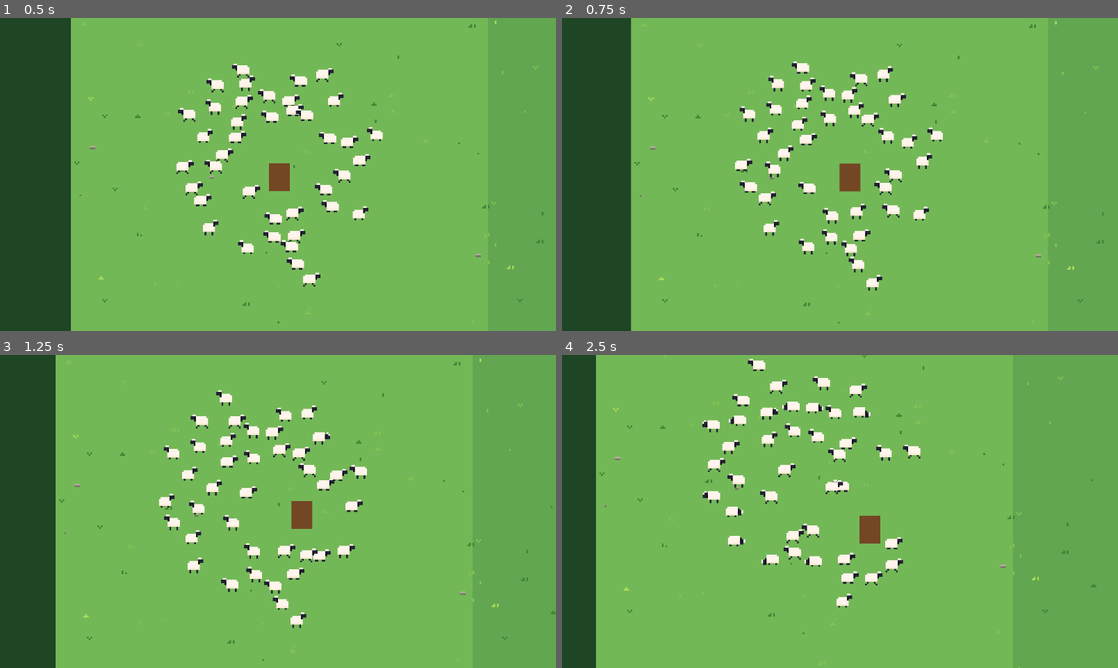
Above: before the commit, frames 1-4 (two rows, left to right).
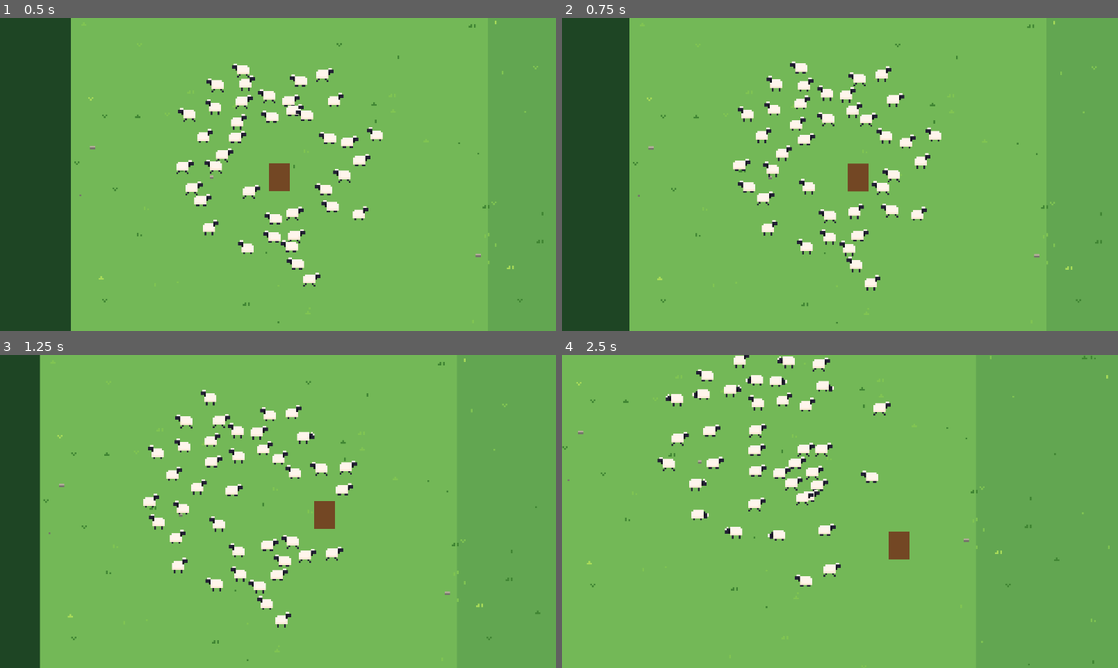
Above: after the commit, the same moments.

Repository: jaimegomesparente/wooly-caravan
Game: Godot game, scene res://scenes/main/main.tscn
Same seed, same stepped clock (60 frames per second), same inputs: the game is played once before the commit and once after it.
Inputs:
- Up to frame 1 (0.5 s): no input
- Up to frame 2 (0.75 s): hold Right (move_right) from 0.53 s (still down)
- Up to frame 3 (1.25 s): keep holding Right (move_right)
- Up to frame 4 (2.5 s): release Right (move_right) at 1.28 s; hold Down (move_down) 1.28-2.03 s; hold Right (move_right) from 2.03 s (still down)

Frame 1 is identical in both runs. In frame 2, 2.8% of the frame differs, in the area x 12-98%, y 0-100%; in frame 3, 10%; in frame 4, 13%, in the area x 0-99%, y 0-100%.

Commit message:
feat(main): trip end screen and restart

Diff:
--- a/entities/shepherd/shepherd.tscn
+++ b/entities/shepherd/shepherd.tscn
@@ -9,6 +9,7 @@
 collision_mask = 16
 motion_mode = 1
 script = ExtResource("1_script")
+speed = 64.0
 
 [node name="Placeholder" type="ColorRect" parent="." unique_id=1245055895]
 offset_left = -6.0
--- a/project.godot
+++ b/project.godot
@@ -55,6 +55,11 @@
 "events": [Object(InputEventKey,"resource_local_to_scene":false,"resource_name":"","device":-1,"window_id":0,"alt_press …(195 unchanged characters)…
 ]
 }
+restart={
+"deadzone": 0.2,
+"events": [Object(InputEventKey,"resource_local_to_scene":false,"resource_name":"","device":-1,"window_id":0,"alt_pressed":false,"shift_pressed":false,"ctrl_pressed":false,"meta_pressed":false,"pressed":false,"keycode":0,"physical_keycode":82,"key_label":0,"unicode":0,"location":0,"echo":false,"script":null)
+]
+}
 
 [layer_names]
 
--- a/scenes/main/main.gd
+++ b/scenes/main/main.gd
@@ -8,6 +8,8 @@
 @onready var _shepherd: Node2D = $Shepherd
 @onready var _ground: Ground = $Ground
 @onready var _camera: Camera2D = $FlockCamera
+@onready var _trip: Trip = $Trip
+@onready var _end_screen: CanvasLayer = $EndScreen
 
 
 func _ready() -> void:
@@ -24,4 +26,9 @@
 		sheep.position = _shepherd.position + offset
 		add_child(sheep)
 	if wolf_scene:
-		add_child(wolf_scene.instantiate())
+		var wolf := wolf_scene.instantiate() as Wolf
+		wolf.sheep_lost.connect(_trip.on_sheep_lost)
+		add_child(wolf)
+
+	_trip.finished.connect(_end_screen.show_result)
+	_trip.begin(sheep_count)
--- a/scenes/main/main.tscn
+++ b/scenes/main/main.tscn
@@ -8,6 +8,8 @@
 [ext_resource type="Script" path="res://scenes/main/debug_overlay.gd" id="6_debug"]
 [ext_resource type="Resource" uid="uid://cqv7e475qv2o1" path="res://resources/flock_config.tres" id="7_config"]
 [ext_resource type="PackedScene" path="res://entities/wolf/wolf.tscn" id="8_wolf"]
+[ext_resource type="Script" path="res://scenes/main/trip.gd" id="9_trip"]
+[ext_resource type="PackedScene" path="res://ui/end_screen.tscn" id="10_end"]
 
 [node name="Main" type="Node2D" unique_id=536968002]
 y_sort_enabled = true
@@ -30,3 +32,8 @@
 z_index = 10
 script = ExtResource("6_debug")
 flock_config = ExtResource("7_config")
+
+[node name="Trip" type="Node" parent="."]
+script = ExtResource("9_trip")
+
+[node name="EndScreen" parent="." instance=ExtResource("10_end")]
--- /dev/null
+++ b/scenes/main/trip.gd
@@ -0,0 +1,47 @@
+class_name Trip
+extends Node
+## One trip: ends when every remaining sheep stands in the end pasture (none being dragged away),
+## or when no sheep is left. Pauses the game and reports the result.
+
+signal finished(arrived: bool, saved: int, total: int)
+
+var _total: int = 0
+var _lost: int = 0
+var _running: bool = false
+
+
+func begin(total: int) -> void:
+	_total = total
+	_lost = 0
+	_running = true
+
+
+func on_sheep_lost(_sheep: Sheep) -> void:
+	_lost += 1
+
+
+func _physics_process(_delta: float) -> void:
+	if not _running:
+		return
+	var flock := get_tree().get_nodes_in_group("sheep")
+	var saved := _total - _lost
+	if saved <= 0:
+		_finish(false, 0)
+		return
+	# A captured sheep leaves the group: wait until it is rescued or lost.
+	if flock.size() < saved:
+		return
+	var ground := get_tree().get_first_node_in_group("trail") as Ground
+	if ground == null:
+		return
+	var finish_x := ground.length - ground.patch_width
+	for sheep: Node2D in flock:
+		if sheep.global_position.x < finish_x:
+			return
+	_finish(true, saved)
+
+
+func _finish(arrived: bool, saved: int) -> void:
+	_running = false
+	get_tree().paused = true
+	finished.emit(arrived, saved, _total)
--- /dev/null
+++ b/ui/end_screen.gd
@@ -0,0 +1,22 @@
+extends CanvasLayer
+## Trip result over a dark veil; R restarts the trip.
+
+@onready var _label: Label = $Label
+
+
+func _ready() -> void:
+	visible = false
+
+
+func show_result(arrived: bool, saved: int, total: int) -> void:
+	var title := "Arrivés au pâturage !" if arrived else "Tout le troupeau est perdu"
+	var lost := total - saved
+	var losses := " — %d emporté%s par le loup" % [lost, "s" if lost > 1 else ""] if lost > 0 else ""
+	_label.text = "%s\n%d / %d moutons%s\n\nR : recommencer" % [title, saved, total, losses]
+	visible = true
+
+
+func _unhandled_input(event: InputEvent) -> void:
+	if visible and event.is_action_pressed("restart"):
+		get_tree().paused = false
+		get_tree().reload_current_scene()
--- /dev/null
+++ b/ui/end_screen.tscn
@@ -0,0 +1,26 @@
+[gd_scene format=3]
+
+[ext_resource type="Script" path="res://ui/end_screen.gd" id="1_script"]
+
+[node name="EndScreen" type="CanvasLayer"]
+process_mode = 3
+script = ExtResource("1_script")
+
+[node name="Veil" type="ColorRect" parent="."]
+anchors_preset = 15
+anchor_right = 1.0
+anchor_bottom = 1.0
+grow_horizontal = 2
+grow_vertical = 2
+mouse_filter = 2
+color = Color(0, 0, 0, 0.6)
+
+[node name="Label" type="Label" parent="."]
+anchors_preset = 15
+anchor_right = 1.0
+anchor_bottom = 1.0
+grow_horizontal = 2
+grow_vertical = 2
+theme_override_font_sizes/font_size = 10
+horizontal_alignment = 1
+vertical_alignment = 1
Not shown, added: scenes/main/trip.gd.uid
Not shown, added: ui/end_screen.gd.uid
Not shown, changed: CLAUDE.md
